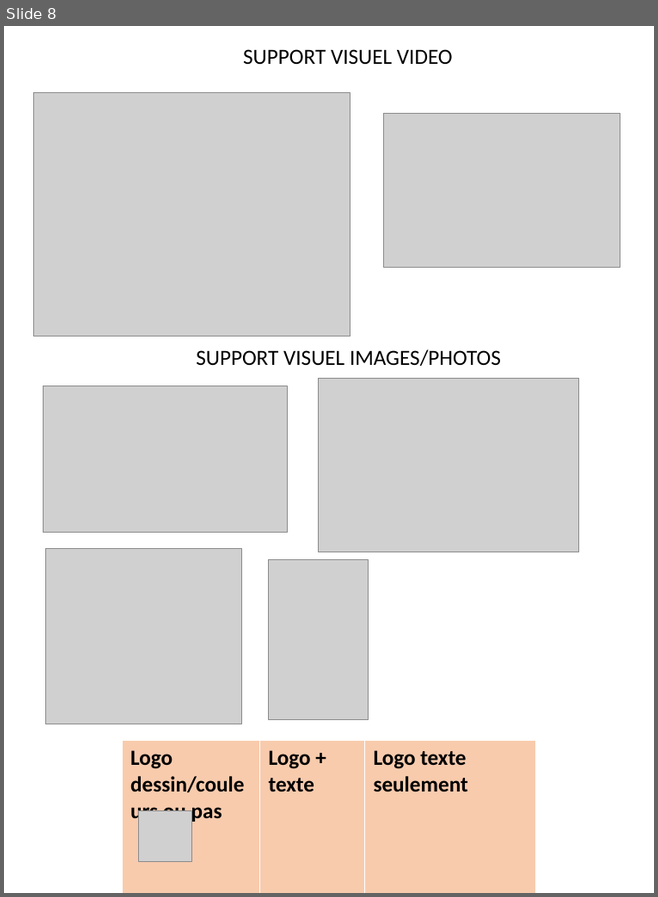
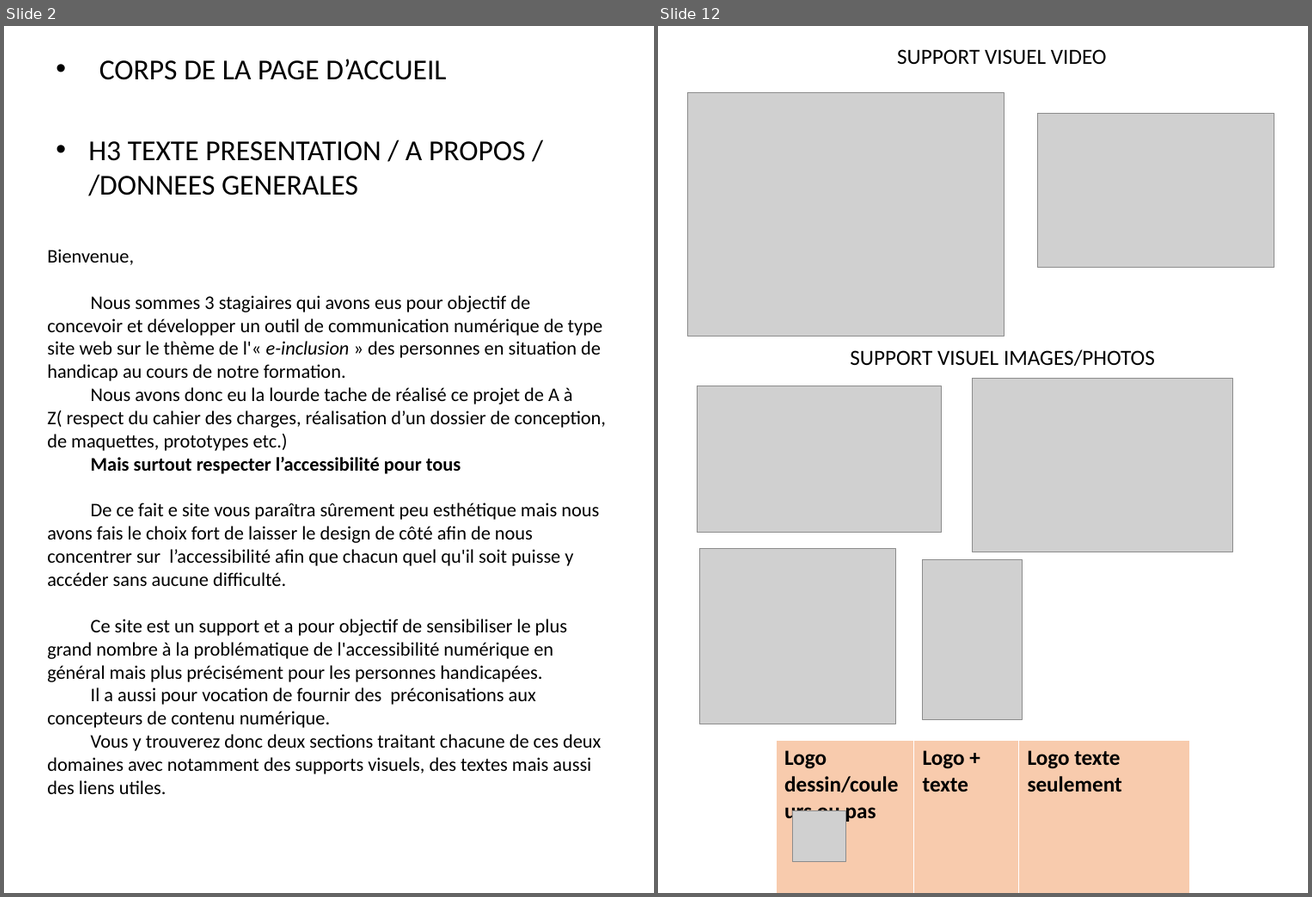
Before and after one commit to Bourg-en-Stress/accessibility, a slide deck: design/mockups/contenu.pptx. Shown side by side, each under a label of ours: slide 8 before the commit, slides 2 and 12 after it; the slides between them are not shown. The pictures are 658x897 and 1312x897 pixels, drawn with LibreOffice and Linux fonts; fonts in the diff are those of the drawing; grey boxes stand for pictures. Boxes give left, top, right and bottom in pixels: in the first picture for what was removed or moved away, otherwise in the second. Text is boxed around its words. In the diff, an @@ line names an element or a change of style, - is before the commit and + after.

```diff
--- a/design/mockups/contenu.pptx
+++ b/design/mockups/contenu.pptx
@@ slide 2 added at box(4, 26, 654, 893), background #FFFFFF @@
@@ text added at box(99, 59, 446, 80), 24 pt, text #000000 @@
+• CORPS DE LA PAGE D’ACCUEIL
@@ text added at box(88, 141, 526, 196), 24 pt, text #000000 @@
+• H3 TEXTE PRESENTATION / A PROPOS / /DONNEES GENERALES
@@ text added at box(47, 249, 606, 794), 16 pt, text #000000 @@
+Bienvenue,
+Nous sommes 3 stagiaires qui avons eus pour objectif de concevoir et développer un outil de communication numérique de type site web sur le thème de l'« e-inclusion » des personnes en situation de handicap au cours de notre formation.
+Nous avons donc eu la lourde tache de réalisé ce projet de A à Z( respect du cahier des charges, réalisation d’un dossier de conception, de maquettes, prototypes etc.)
+Mais surtout respecter l’accessibilité pour tous
+De ce fait e site vous paraîtra sûrement peu esthétique mais nous avons fais le choix fort de laisser le design de côté afin de nous concentrer sur l’accessibilité afin que chacun quel qu'il soit puisse y accéder sans aucune difficulté.
+Ce site est un support et a pour objectif de sensibiliser le plus grand nombre à la problématique de l'accessibilité numérique en général mais plus précisément pour les personnes handicapées.
+Il a aussi pour vocation de fournir des préconisations aux concepteurs de contenu numérique.
+Vous y trouverez donc deux sections traitant chacune de ces deux domaines avec notamment des supports visuels, des textes mais aussi des liens utiles.
@@ what was slide 8 is now slide 12 @@
```
Also in this commit, not shown: 6 slides changed, 5 other slides added, 1 slide removed, 3 other files.
